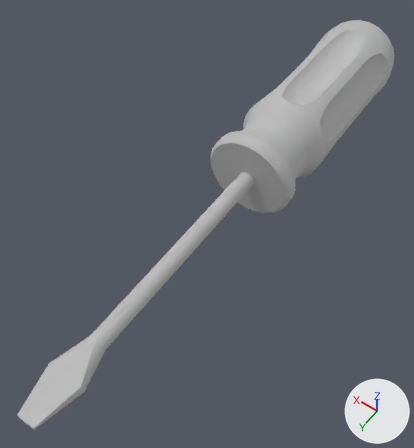
What one commit did to the FBX model public/models/screwdriver.fbx.
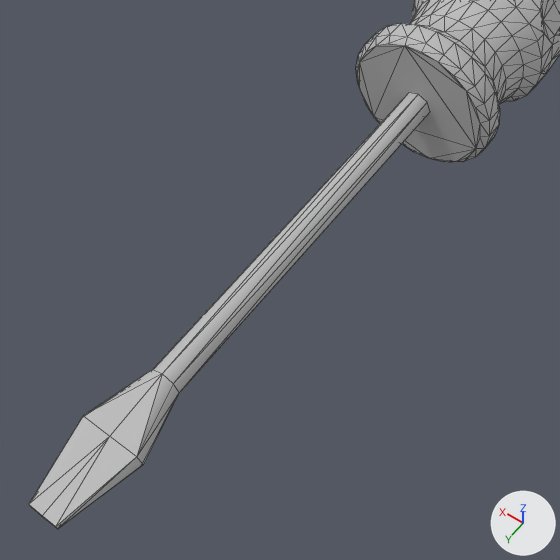
Each version appears first whole from a 50 mm lens placed at (-0.0522, 0.011, 0.1144), pointed at (0.0028, -0.066, -0.0066), and next in a close-up on the part from 0% to 80% of the width and 26% to 100% of the height. Arrows for +X, +Y and +Z are at lower right; the lights stay in place. The close-ups show mesh edges as thin lines. Where no turn or scale is listed for an object, it has been applied to the vertices.

Names of what the first close-up shows: 'screwdriver_LP'.
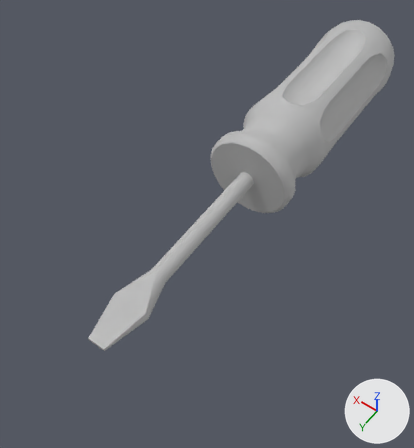
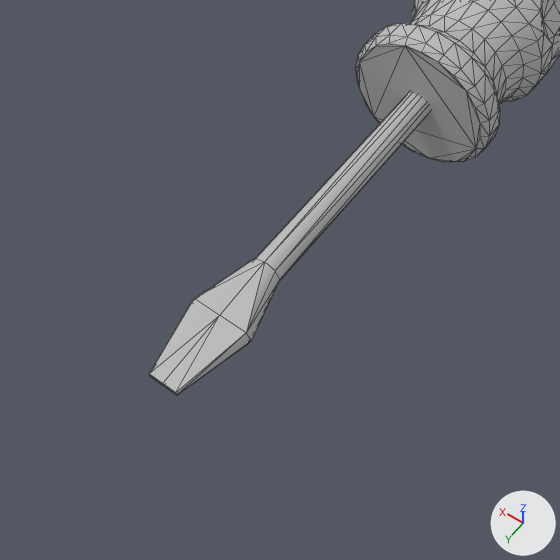
The newer file is also turned or shifted as a whole; pictures and numbers use the older file's frame.

Location of each change, (x1, y1, x2, y2) in pixels of the close-ups (560 x 560 px; the box of a moved part takes in the faces that stretch with it):
'screwdriver_LP', reshaped
    before: (29, 0, 560, 529)
    after: (149, 0, 560, 396)
part 1 of me_mesh, moved or reshaped
    before: (29, 93, 430, 529)
    after: (149, 93, 430, 396)

What the commit changed:
me_mesh has 504 vertices, 994 faces and spans x -0.013..0.013, y -0.157..0.0, z -0.013..0.013.
me_mesh is used by ob_screwdriver_lp; location (0.0, 0.0, 0.0).
me_mesh part 1: the loose piece of 35 vertices spanning x -0.005..0.005, y -0.08..0.0, z -0.002..0.002 is moved by (0.0, -0.021, 0.0).
